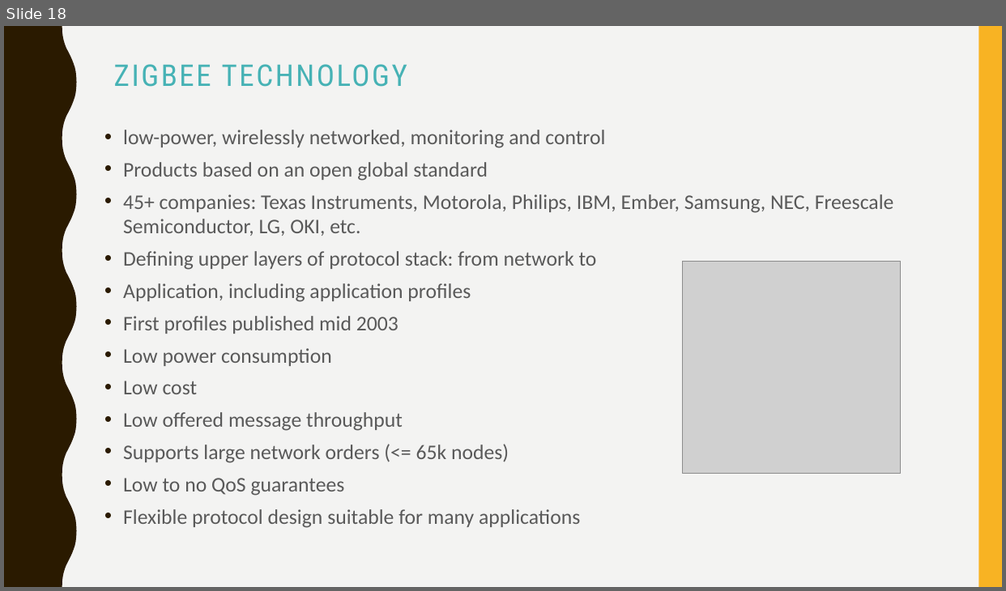
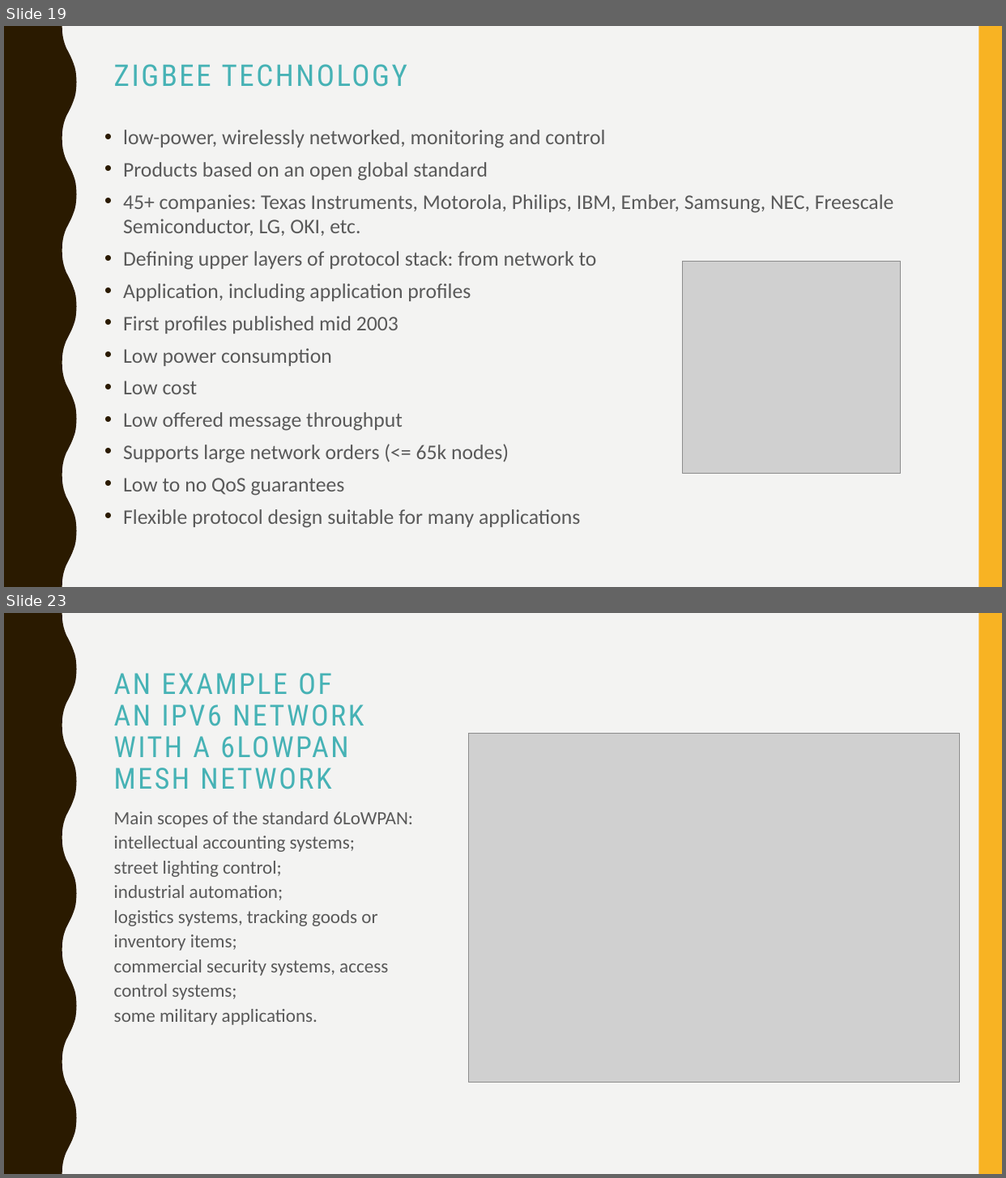
Before and after one commit to vladipirogov/IOT_presentation, a slide deck: Network Data Transfer Protocols in IoT & Embedded.pptx. Shown one above the other, each under a label of ours: slide 18 before the commit, slides 19 and 23 after it; the slides between them are not shown. The pictures are 1006x591 and 1006x1178 pixels, drawn with LibreOffice and Linux fonts; fonts in the diff are those of the drawing; grey boxes stand for pictures. Boxes give left, top, right and bottom in pixels: in the first picture for what was removed or moved away, otherwise in the second. Text is boxed around its words. In the diff, an @@ line names an element or a change of style, - is before the commit and + after.

Commit message:
Application protocols

```diff
--- a/Network Data Transfer Protocols in IoT & Embedded.pptx
+++ b/Network Data Transfer Protocols in IoT & Embedded.pptx
@@ slide 23 added at (4,613,1002,1174), background #F3F3F2; not listed: 2 template elements that a slide beside it also shows @@
@@ title added at (114,673,364,790), 28 pt, text #46B2B5 @@
+AN EXAMPLE OF AN IPV6 NETWORK WITH A 6LOWPAN MESH NETWORK
@@ picture added at (469,733,960,1082) @@
@@ text added at (114,811,413,1025), 18 pt, text #595959 @@
+Main scopes of the standard 6LoWPAN:
+intellectual accounting systems;
+street lighting control;
+industrial automation;
+logistics systems, tracking goods or inventory items;
+commercial security systems, access control systems;
+some military applications.
@@ what was slide 18 is now slide 19 @@
```
Also in this commit, not shown: 4 slides changed, 15 other slides added.
